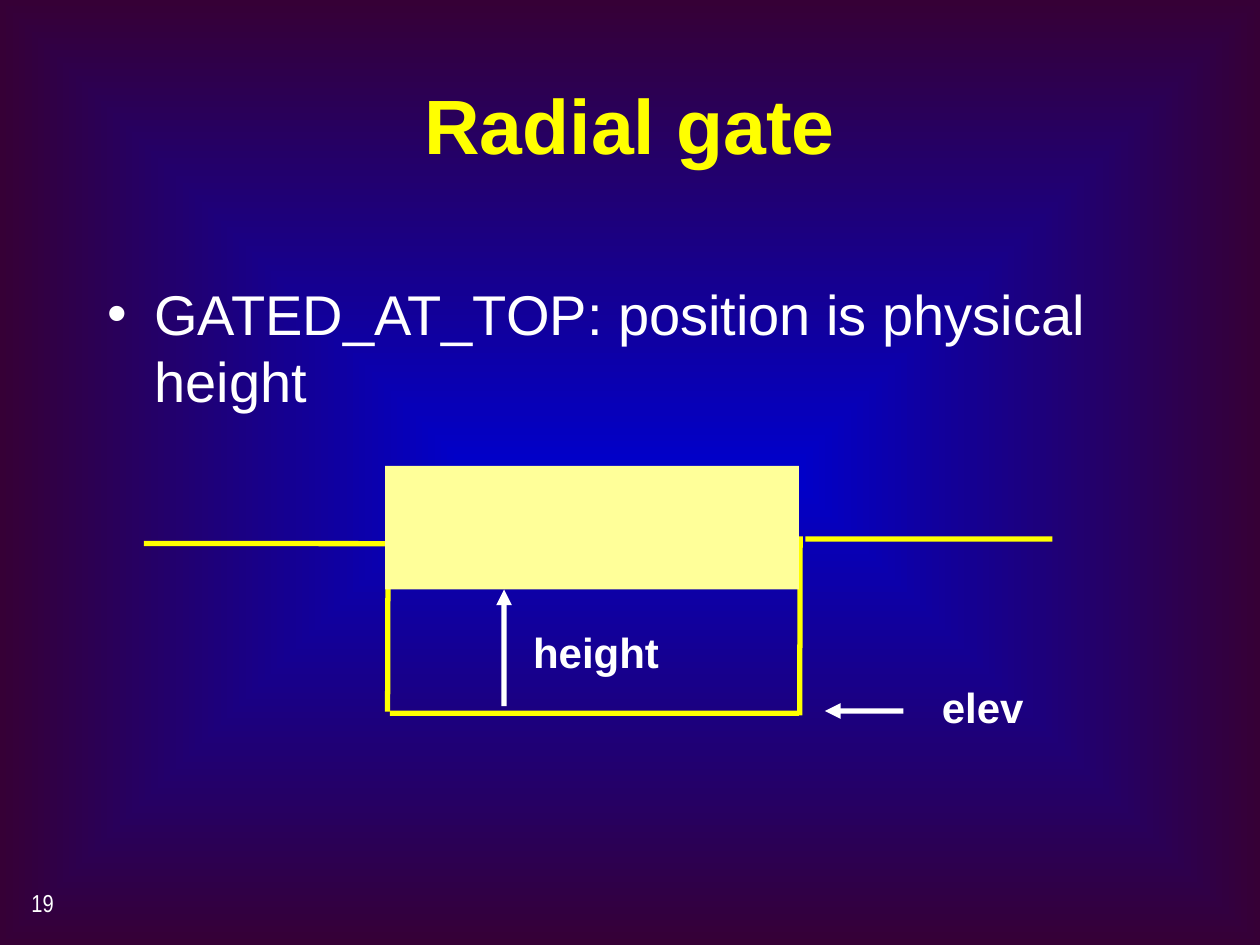
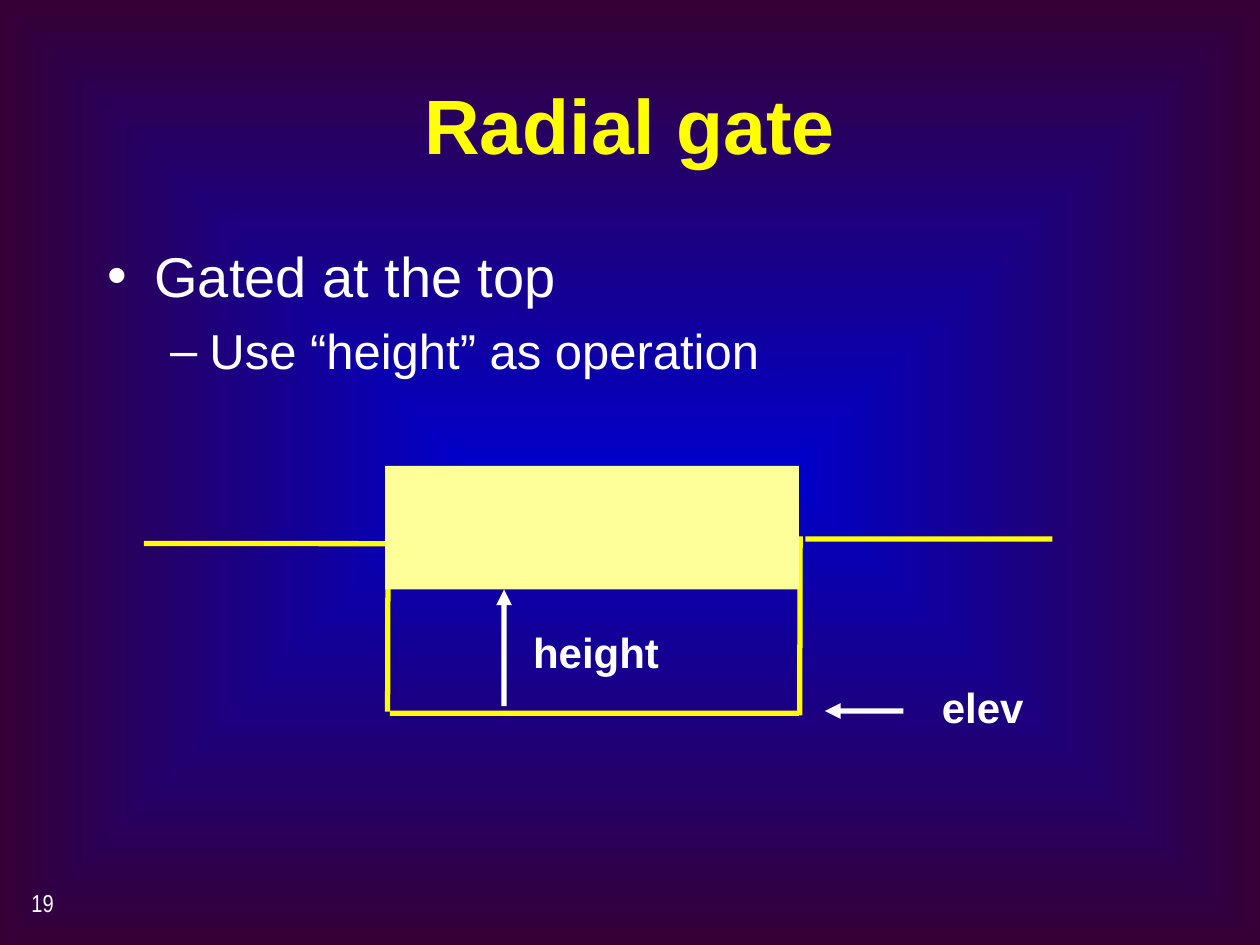
Before and after one commit to CADWRDeltaModeling/dsm2, a slide deck: slide 19 of dsm2/presentations/BT2_Reservoir_Gate_Transfer.ppt. Drawn at 1260x945 pixels with LibreOffice and Linux fonts; fonts in the diff are those of the drawing. Boxes give left, top, right and bottom in pixels: in the first picture for what was removed or moved away, otherwise in the second. Text is boxed around its words. In the diff, an @@ line names an element or a change of style, - is before the commit and + after.

```diff
--- a/dsm2/presentations/BT2_Reservoir_Gate_Transfer.ppt
+++ b/dsm2/presentations/BT2_Reservoir_Gate_Transfer.ppt
@@ text at (x1=154, y1=256, x2=759, y2=379): text changed; size 32 to 28 pt @@
-• GATED_AT_TOP: position is physical height
+• Gated at the top
+  – Use “height” as operation
```
Also in this commit, not shown: 11 other slides changed, 5 slides added, 3 slides removed.
